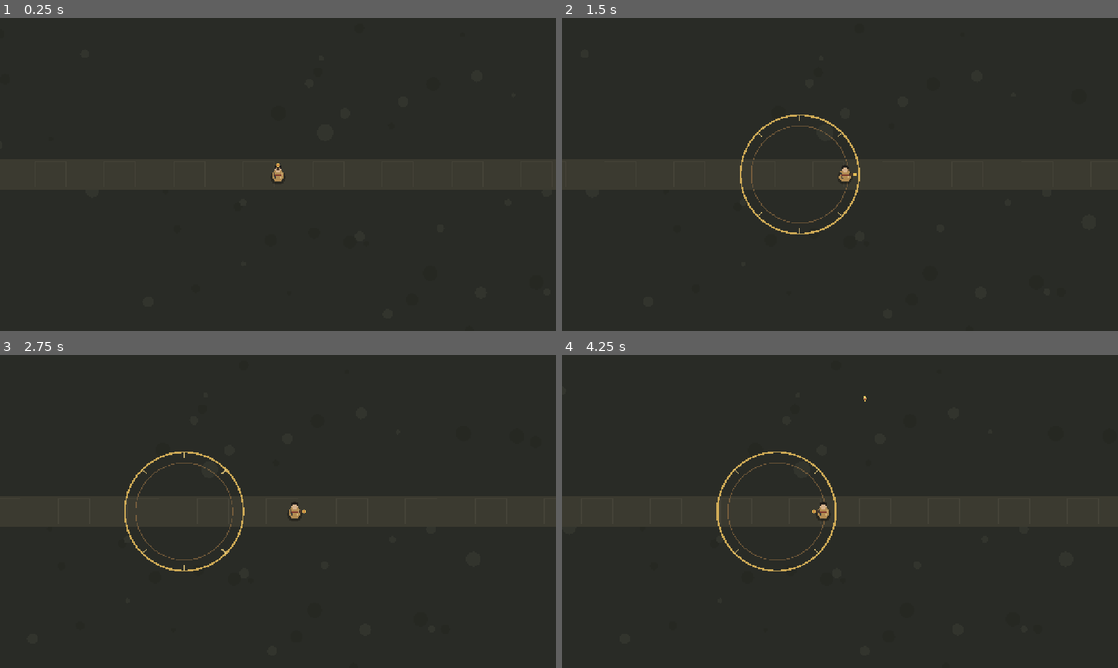
Above: before the commit, frames 1-4 (two rows, left to right).
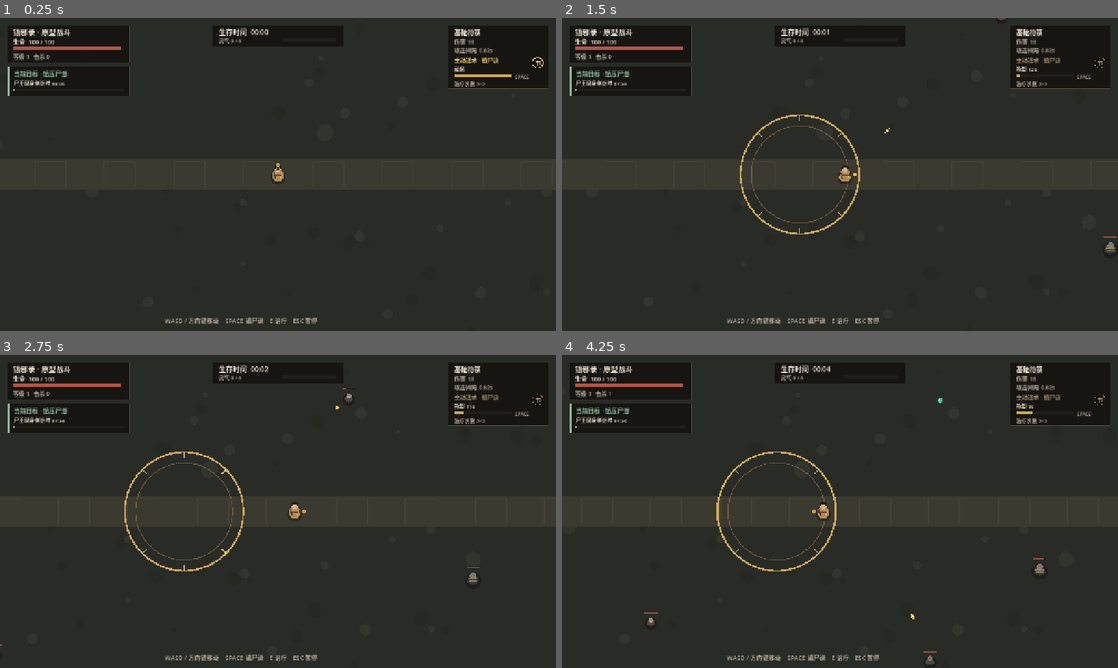
Above: after the commit, the same moments.

Repository: richenren/RemakeOfClassicGames
Game: Godot game, scene res://scenes/main.tscn
Two runs of this game, one before a commit and one after it. Both use one fixed random seed, a clock stepped at 60 frames per second and the inputs below.
Inputs (mouse positions are in pixels of both pictures, inside the frame that each line leads up to):
- Up to frame 1 (0.25 s): no input
- Up to frame 2 (1.5 s): tap Enter at 0.5 s; move the mouse to (962, 158) at 0.52 s; hold D 0.53-1.25 s; tap E at 0.6 s; click (962, 158) at 0.67 s; tap Space at 0.77 s; drag from (728, 190) to (812, 237) at 1.27 s
- Up to frame 3 (2.75 s): move the mouse to (333, 442) at 2.02 s; hold D from 2.03 s (still down); tap 1 at 2.1 s
- Up to frame 4 (4.25 s): release D at 2.75 s; drag from (812, 574) to (673, 464) at 2.77 s; move the mouse to (1006, 558) at 3.52 s; hold A from 3.53 s (still down); tap E at 3.6 s; tap Space at 3.77 s

The runs differ from the first frame. In frame 1, 1.9% of the frame differs, in the area x 1-99%, y 2-98%; in frame 2, 1.8%; in frame 3, 1.8%; in frame 4, 1.9%.
Error before the commit: Parse Error: Cannot infer the type of "skill_ready" variable because the value doesn't have a set type. (res://scripts/hud.gd:55)

Commit message:
fix: explicitly type active skill readiness in HUD

Diff:
--- a/game/scripts/hud.gd
+++ b/game/scripts/hud.gd
@@ -52,7 +52,7 @@
 	_text(Vector2(view.x - 234.0, 60.0), "伤害 %d" % roundi(player.damage), 13, MUTED_COLOR)
 	_text(Vector2(view.x - 234.0, 80.0), "攻击间隔 %.2fs" % player.attack_interval, 13, MUTED_COLOR)
 
-	var skill_ready := main_ref.active_skill_cooldown <= 0.0
+	var skill_ready: bool = main_ref.active_skill_cooldown <= 0.0
 	var skill_color := Color("#e8c86c") if skill_ready else Color("#9e8b6a")
 	_draw_skill_emblem(Vector2(view.x - 42.0, 103.0), skill_ready, skill_color)
 	_text(Vector2(view.x - 234.0, 103.0), "主动道术 · 镇尸诀", 13, skill_color)
